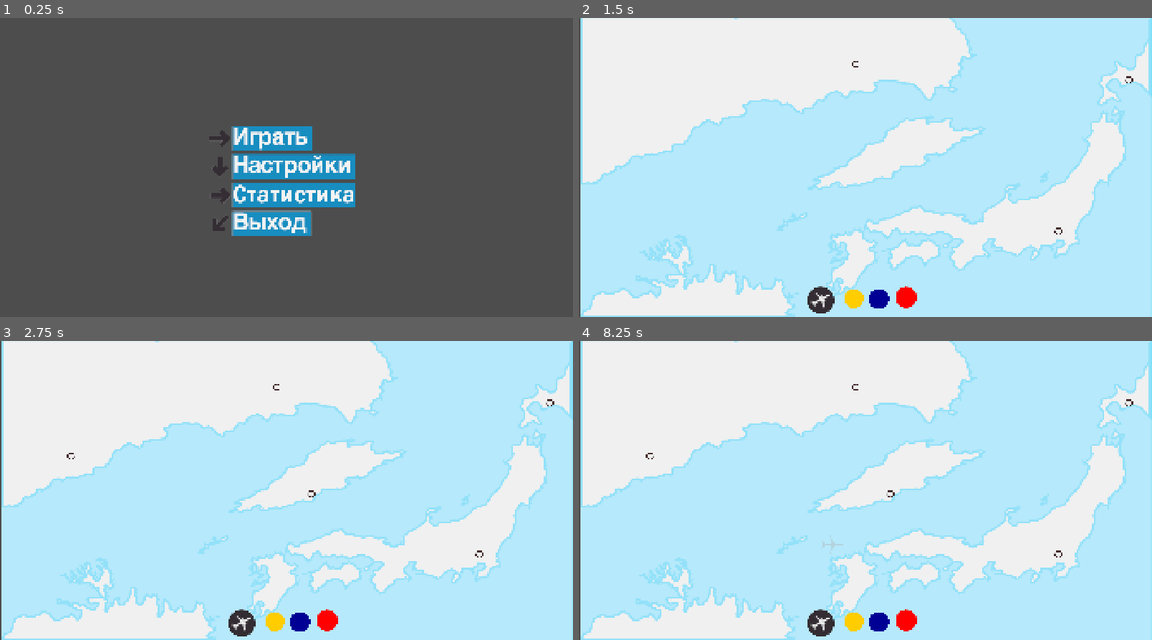
Above: before the commit, frames 1-4 (two rows, left to right).
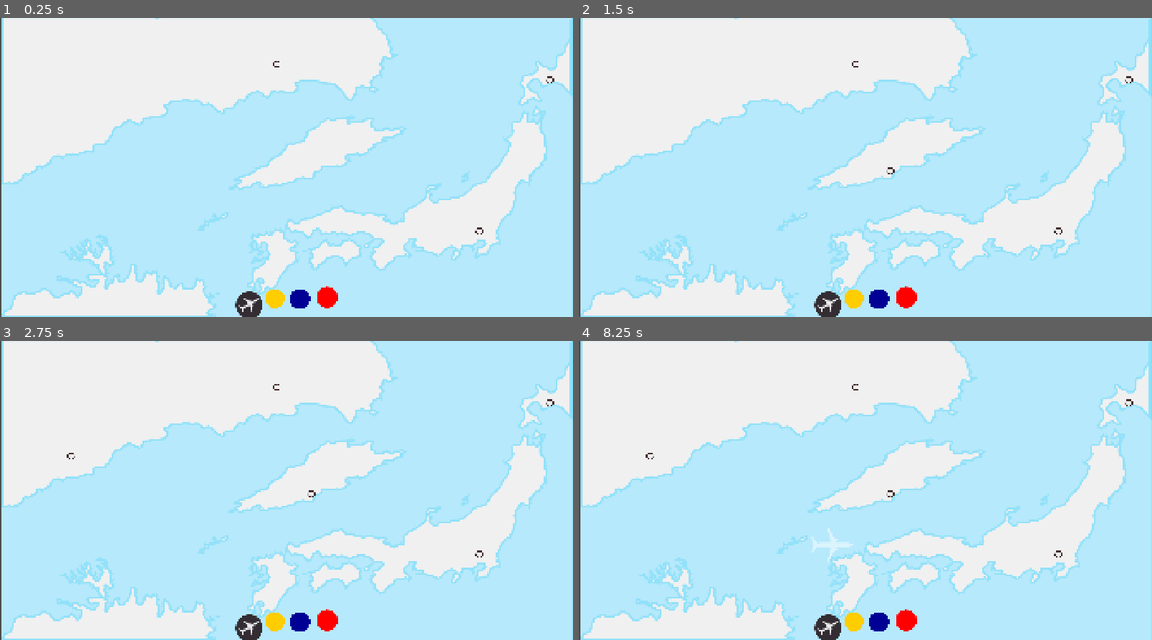
Above: after the commit, the same moments.

Repository: top-it-090304/Holding-Pattern
Game: Godot game, scene res://scene/Main.tscn
Two runs of this game, one before a commit and one after it. Both use one fixed random seed, a clock stepped at 60 frames per second and the inputs below. Before the commit the project starts from res://scene/StartMenu.tscn.
Inputs (mouse positions are in pixels of both pictures, inside the frame that each line leads up to):
- Up to frame 1 (0.25 s): no input
- Up to frame 2 (1.5 s): click (842, 137) at 0.52 s; click (854, 299) at 1.25 s
- Up to frame 3 (2.75 s): click (297, 622) at 2 s
- Up to frame 4 (8.25 s): click (905, 619) at 2.75 s; click (854, 622) at 3.5 s; click (876, 622) at 4.25 s; click (905, 619) at 5 s; click (854, 622) at 5.75 s; click (876, 622) at 6.5 s; click (905, 619) at 7.25 s; tap Enter at 8 s; drag from (819, 622) to (854, 388) at 8.02 s

The runs differ from the first frame. In frame 1, 99% of the frame differs, in the area x 0-100%, y 0-100%; in frame 2, 0.4%; in frame 3, 0.4%; in frame 4, 0.6%.

Commit message:
Add animation plane

Diff:
--- a/project.godot
+++ b/project.godot
@@ -11,7 +11,7 @@
 [application]
 
 config/name="Air Rout"
-run/main_scene="uid://dggwktu3dwg6x"
+run/main_scene="uid://w3majmenhb7r"
 config/features=PackedStringArray("4.6", "Forward Plus")
 run/max_fps=60
 config/icon="res://objects/icon.svg"
--- a/scene/Main.tscn
+++ b/scene/Main.tscn
@@ -7,7 +7,7 @@
 [ext_resource type="Texture2D" uid="uid://ck4unu555lgo2" path="res://objects/Button_red.png" id="5_s5yxy"]
 [ext_resource type="Texture2D" uid="uid://7ire7onvi2fn" path="res://objects/count_fly.png" id="6_eik88"]
 [ext_resource type="Script" uid="uid://c44tchjyc16q0" path="res://scripts/Fly_add.gd" id="7_s5yxy"]
-[ext_resource type="Texture2D" uid="uid://dirl28ic4l46t" path="res://objects/Fly_ghost.png" id="8_eik88"]
+[ext_resource type="Texture2D" uid="uid://bi886ahq5qb1a" path="res://objects/Fly.png" id="8_eik88"]
 
 [sub_resource type="ButtonGroup" id="ButtonGroup_hr7lf"]
 allow_unpress = true
@@ -91,10 +91,10 @@
 flat = true
 
 [node name="PlaneIcon" type="TextureRect" parent="." unique_id=1910985803]
-offset_left = 760.0
-offset_top = 894.0
-offset_right = 860.0
-offset_bottom = 994.0
+offset_left = 785.0
+offset_top = 910.0
+offset_right = 855.0
+offset_bottom = 983.0
 mouse_filter = 0
 texture = ExtResource("6_eik88")
 script = ExtResource("7_s5yxy")
--- a/scripts/Plane.gd
+++ b/scripts/Plane.gd
@@ -14,6 +14,20 @@
 
 	var dist = t * current_route["curve"].get_baked_length()
 	position = current_route["curve"].sample_baked(dist)
+
+	play_spawn_effect()
+
+func play_spawn_effect():
+	## анимация масштаба
+	scale = Vector2.ZERO
+	var tween = create_tween().set_trans(Tween.TRANS_BACK).set_ease(Tween.EASE_OUT)
+	tween.tween_property(self, "scale", Vector2(0.46, 0.46), 0.6)
+
+	## вспышка
+	var final_color = modulate
+	modulate = Color.WHITE
+	var flash = create_tween()
+	flash.tween_property(self, "modulate", final_color, 0.3)
 
 func _process(delta):
 	if not current_route: return
